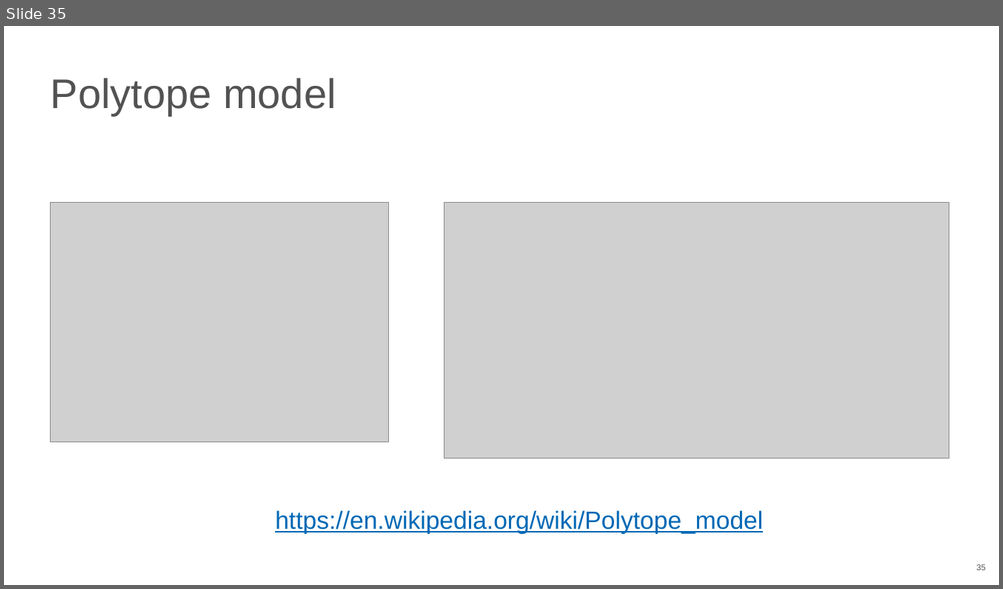
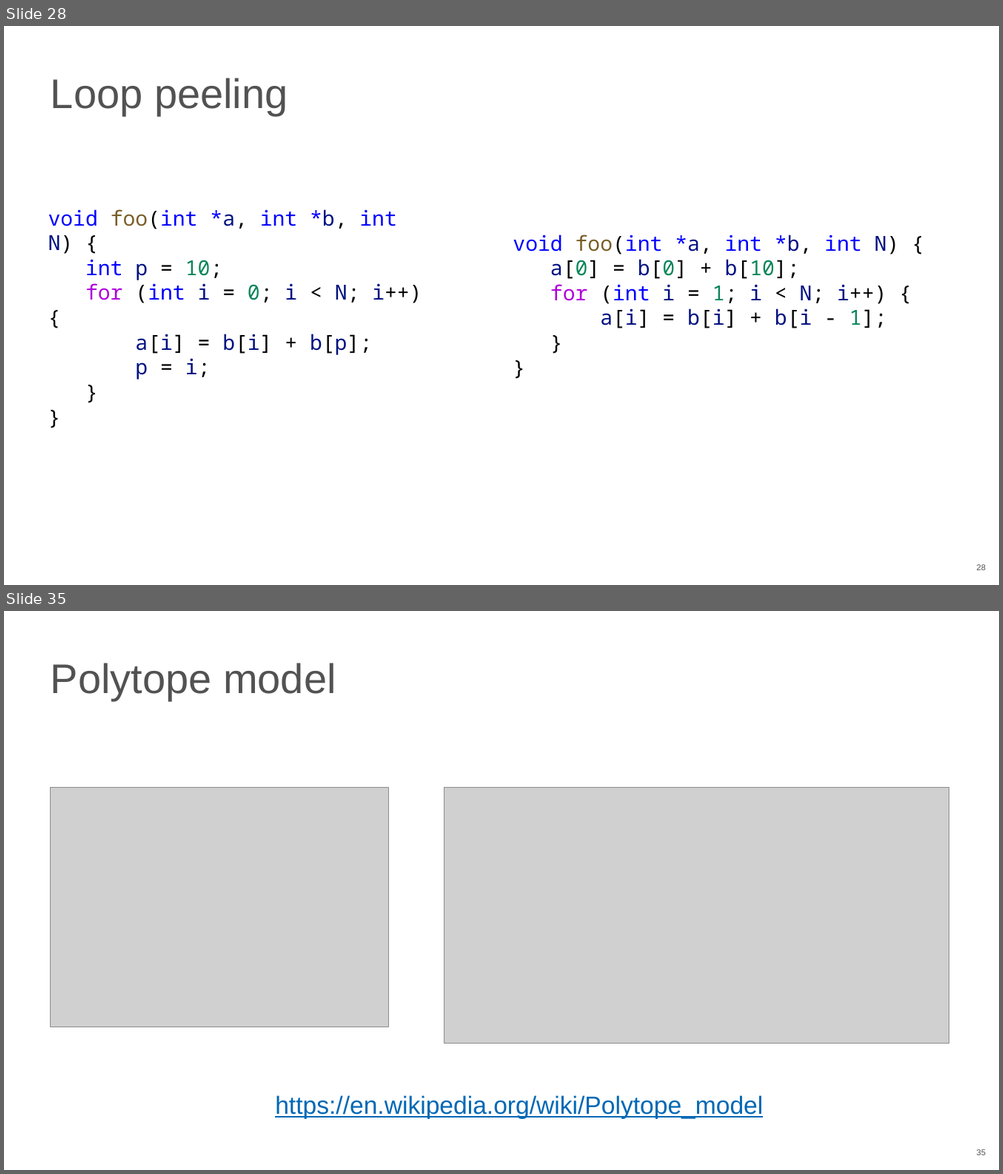
Before and after one commit to NN-complr-tech/Complr-course-lectures, a slide deck: 06-Optimizations-2.pptx. Shown one above the other, each under a label of ours: slide 35 before the commit, slides 28 and 35 after it; the slides between them are not shown. The pictures are 1003x589 and 1003x1174 pixels, drawn with LibreOffice and Linux fonts; fonts in the diff are those of the drawing; grey boxes stand for pictures. Boxes give left, top, right and bottom in pixels: in the first picture for what was removed or moved away, otherwise in the second. Text is boxed around its words. In the diff, an @@ line names an element or a change of style, - is before the commit and + after.

Commit message:
Update 06-Optimizations-2 slides (2026)
- Fix typo on loop unroll/reroll slides
- Convert loop example screenshots to the text

```diff
--- a/06-Optimizations-2.pptx
+++ b/06-Optimizations-2.pptx
@@ slide 28 added at <box>4,26,999,585</box>, background #FFFFFF; not listed: 1 template element that a slide beside it also shows @@
@@ title added at <box>51,78,288,116</box>, 40 pt, text #525252 @@
+Loop peeling
@@ text added at <box>48,210,421,380</box>, 20 pt, text #000000 @@
+void foo(int *a, int *b, int N) {
+int p = 10;
+for (int i = 0; i < N; i++) {
+a[i] = b[i] + b[p];
+p = i;
+}
+}
@@ text added at <box>512,235,899,329</box>, 20 pt, text #000000 @@
+void foo(int *a, int *b, int N) {
+a[0] = b[0] + b[10];
+for (int i = 1; i < N; i++) {
+a[i] = b[i] + b[i - 1];
+}
+}
```
Also in this commit, not shown: 1 slide changed, 9 other slides added, 10 slides removed.
